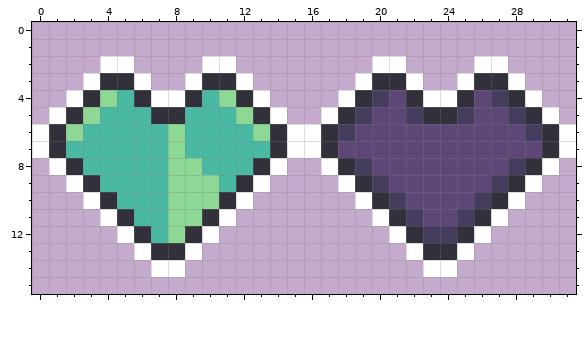
Edited in one commit: pixel-art sprite (assets/ui/heart.png). Above: the version before the commit.
The file is 32x16 pixels.
New version:
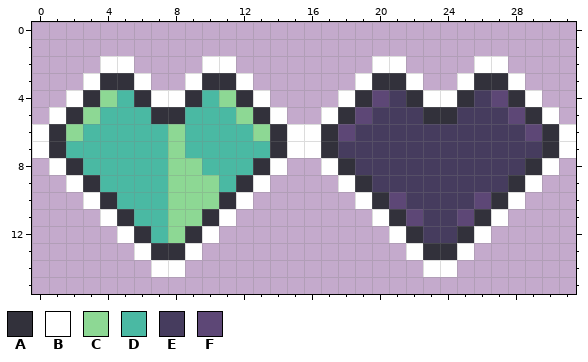
Palette (. is transparent): A #32313b  B #ffffff  C #8dd894  D #4ab9a3  E #463c5e  F #5d4776
Edits made:
y 4: x 20..21 EF -> FE; x 26..27 FE -> EF
y 5: x 19..21 EFF -> FEE; x 26..28 FFE -> EEF
y 6: x 18..29 EFFFFFFFFFFE -> FEEEEEEEEEEF
y 7: x 18..29 FFFFFFFFFFFF -> EEEEEEEEEEEE
y 8: x 20..27 FFFFFFFF -> EEEEEEEE
y 9: x 21..26 FFFFFF -> EEEEEE
y 10: x 21..26 EFFFFE -> FEEEEF
y 11: x 22..25 EFFE -> FEEF
